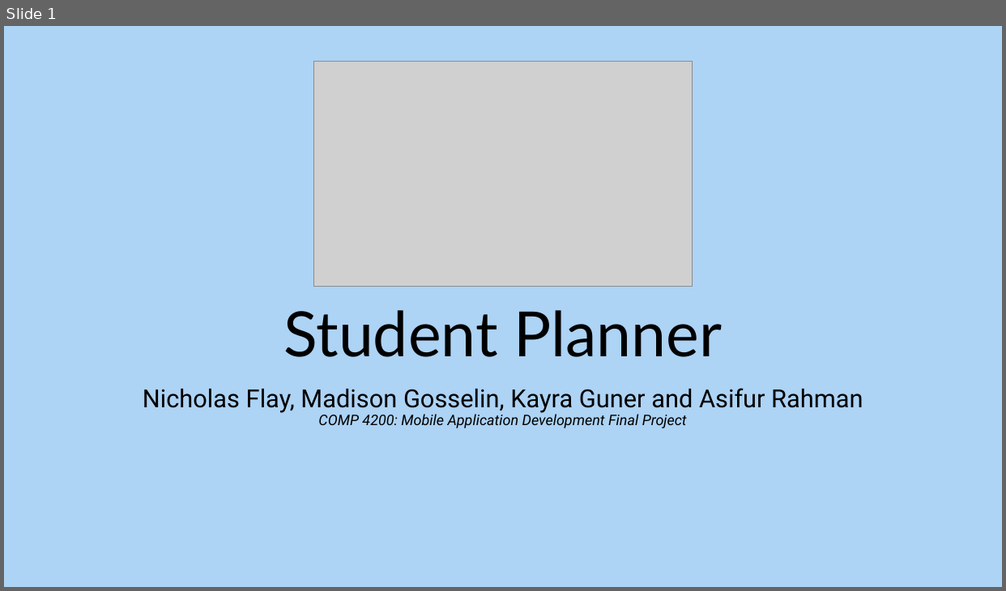
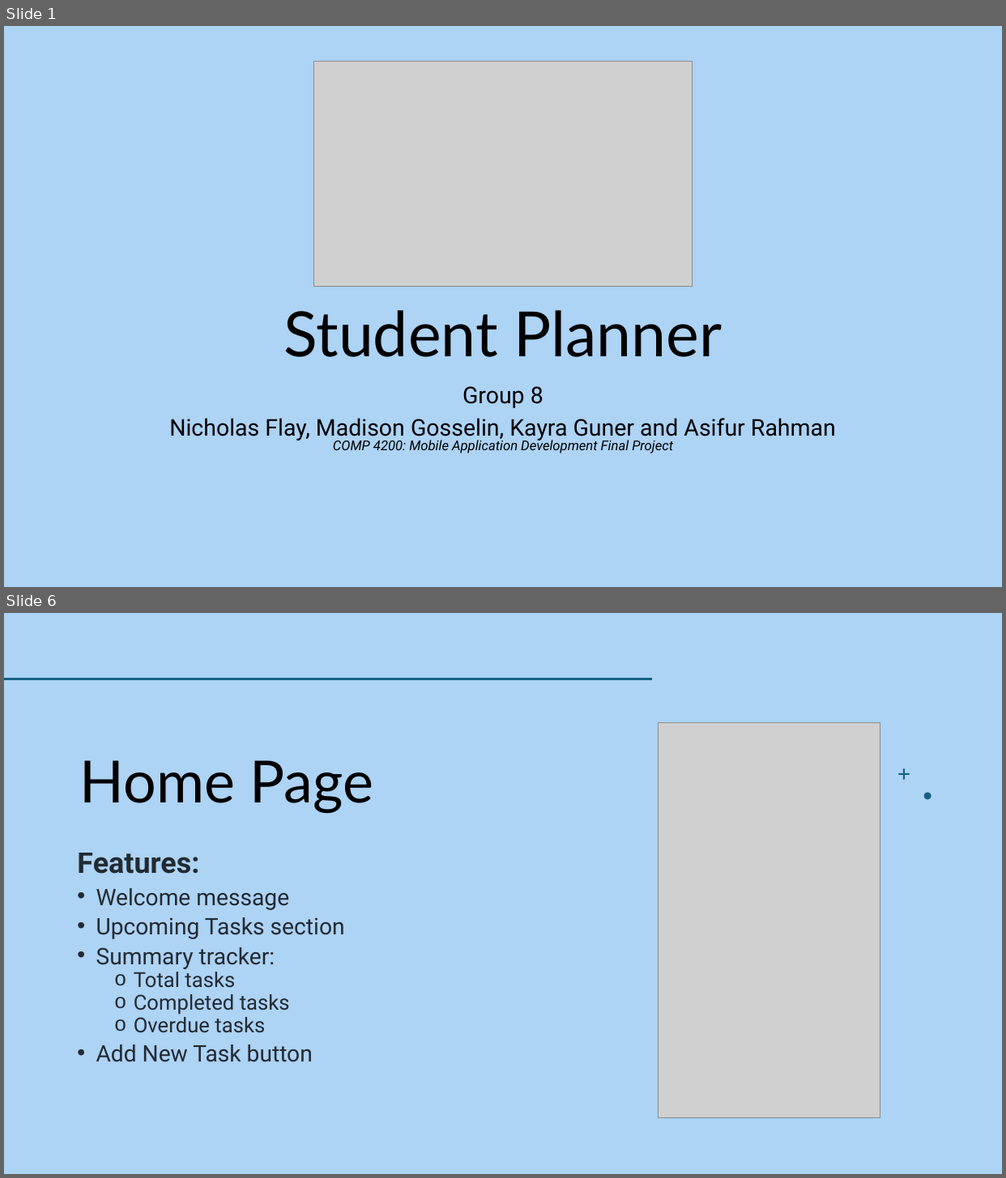
Before and after one commit to MadisonGosselin/COMP4200_StudentPlanner, a slide deck: COMP4200_FinalPresentation.pptx. Shown one above the other, each under a label of ours: slide 1 before the commit, slides 1 and 6 after it; the slides between them are not shown. The pictures are 1006x591 and 1006x1178 pixels, drawn with LibreOffice and Linux fonts; fonts in the diff are those of the drawing; grey boxes stand for pictures. Boxes give left, top, right and bottom in pixels: in the first picture for what was removed or moved away, otherwise in the second. Text is boxed around its words. In the diff, an @@ line names an element or a change of style, - is before the commit and + after.

Commit message:
Add files via upload
Slide text and images added as per requirements.

```diff
--- a/COMP4200_FinalPresentation.pptx
+++ b/COMP4200_FinalPresentation.pptx
@@ slide 6 added at [4,613,1002,1174], background #ADD3F5 @@
@@ line added from (4, 679) to (651, 679), #E97132 2 pt @@
@@ picture added at [658,722,880,1118] @@
@@ title added at [80,760,374,813], 56 pt, text #000000 @@
+Home Page
@@ freeform shape added at [898,769,910,780], fill #156082 @@
@@ freeform shape added at [924,792,931,799], fill #156082 @@
@@ text added at [77,853,345,1063], 22 pt, text #000000 at 80% opacity @@
+Features:
+• Welcome message
+• Upcoming Tasks section
+• Summary tracker:
+  o Total tasks
+  o Completed tasks
+  o Overdue tasks
+• Add New Task button
@@ slide 1 changed as well @@
@@ subtitle at [462,386,543,408]: paragraph added @@
+Group 8
@@ subtitle at [169,418,836,454]: size 24 to 22.2 pt in "Nicholas Flay, Madison Gosselin, Kayra Guner and ..."; size 14 to 12.9 pt in "COMP 4200: Mobile Application Development Final Project"; line spacing 0.9 to 0.8 @@
```
Also in this commit, not shown: 8 other slides added, 5 slides removed.
